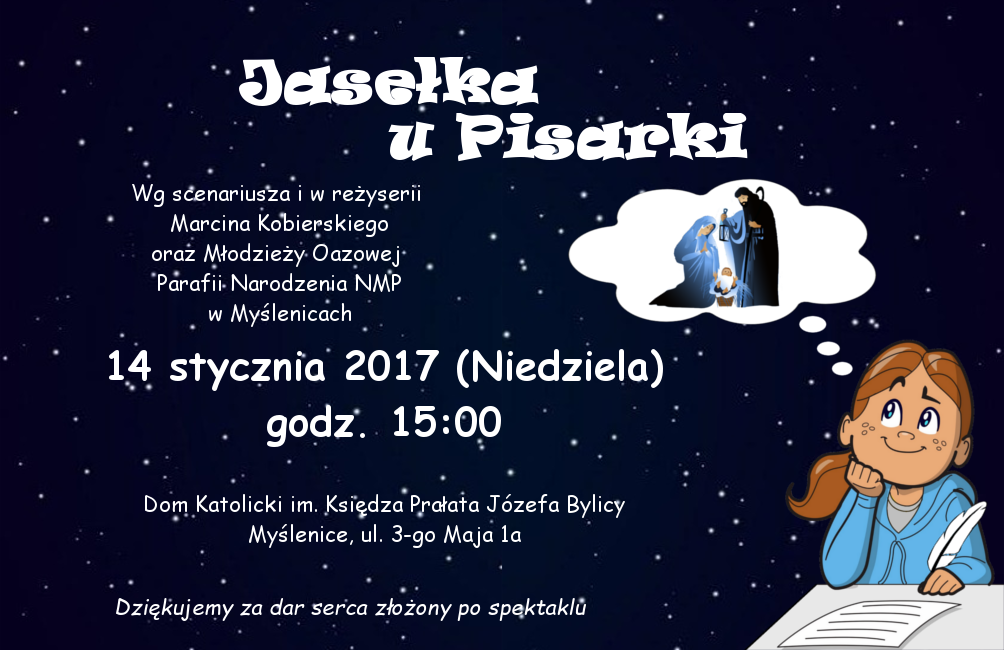
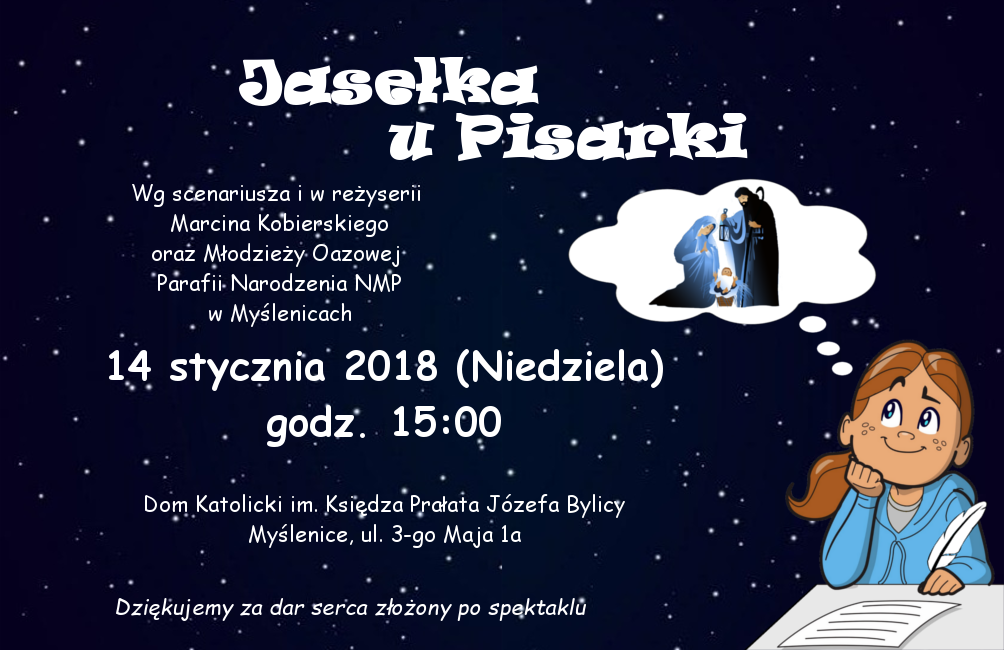
The second 1004px x 650px image is a revision of the first. Changes to its layers:
renamed "14 stycznia 2017 (Niedziela) ..." to "14 stycznia 2018 (Niedziela) ...", painted on it over [416, 350, 439, 381]
